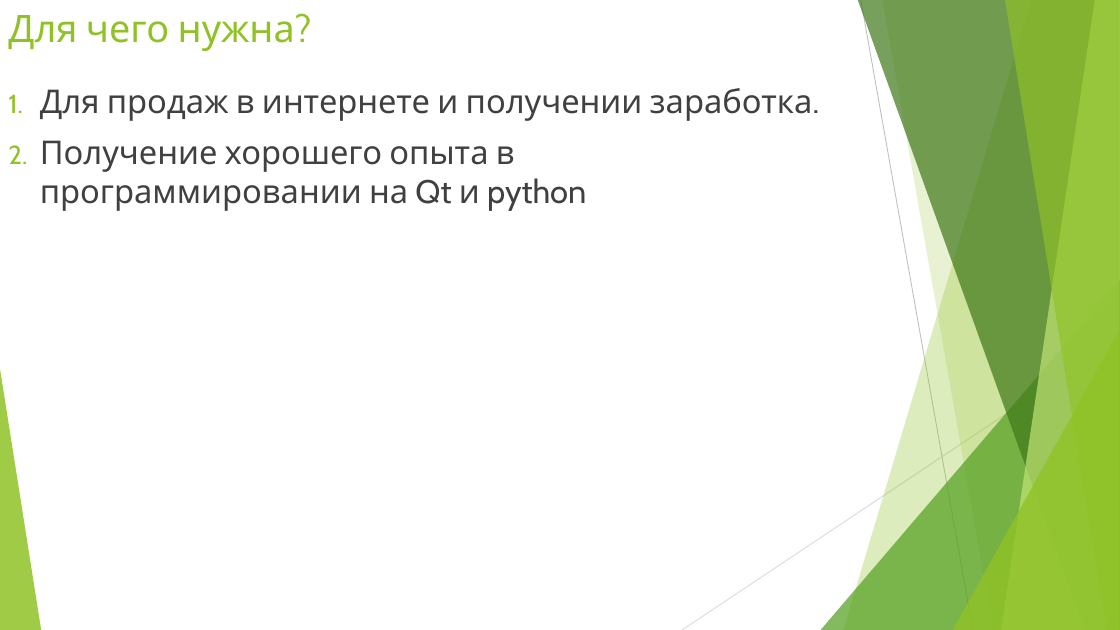
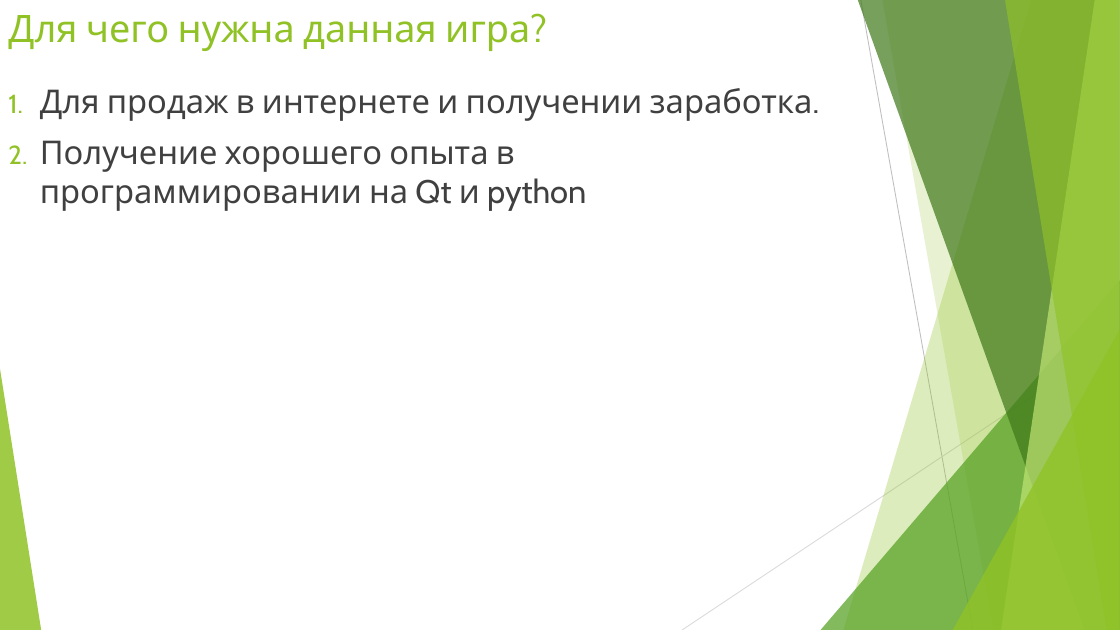
Before and after one commit to AmirHai/project_2048, a slide deck: slide 2 of презентация к проекту 2048.pptx. Drawn at 1120x630 pixels with LibreOffice and Linux fonts; fonts in the diff are those of the drawing. Boxes give left, top, right and bottom in pixels: in the first picture for what was removed or moved away, otherwise in the second. Text is boxed around its words. In the diff, an @@ line names an element or a change of style, - is before the commit and + after.

```diff
--- a/презентация к проекту 2048.pptx
+++ b/презентация к проекту 2048.pptx
@@ title at <box>8,15,530,51</box>: text changed @@
-Для чего нужна?
+Для чего нужна данная игра?
```
Also in this commit, not shown: 4 slides added, 3 slides removed, 5 other files.
